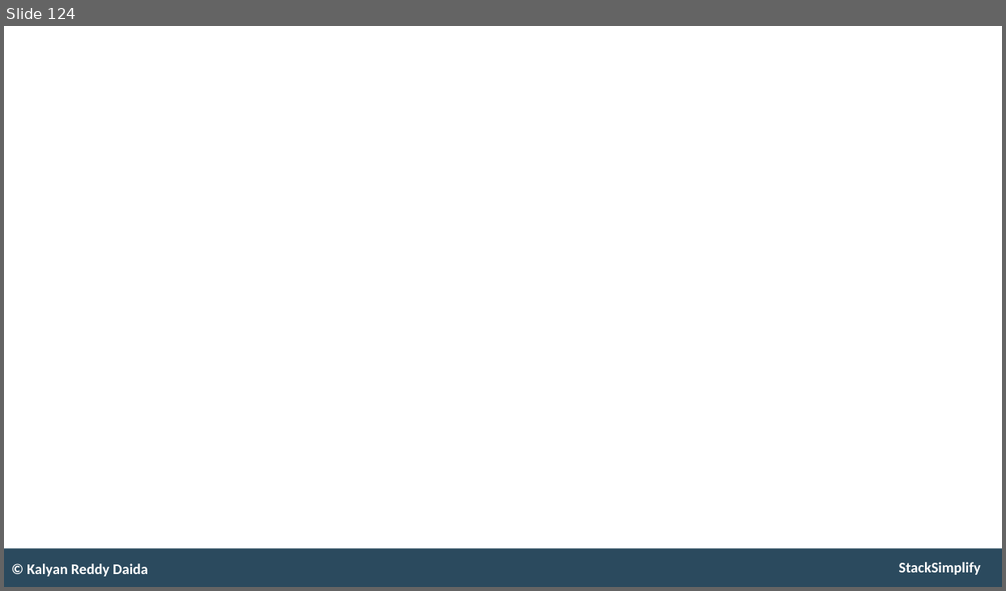
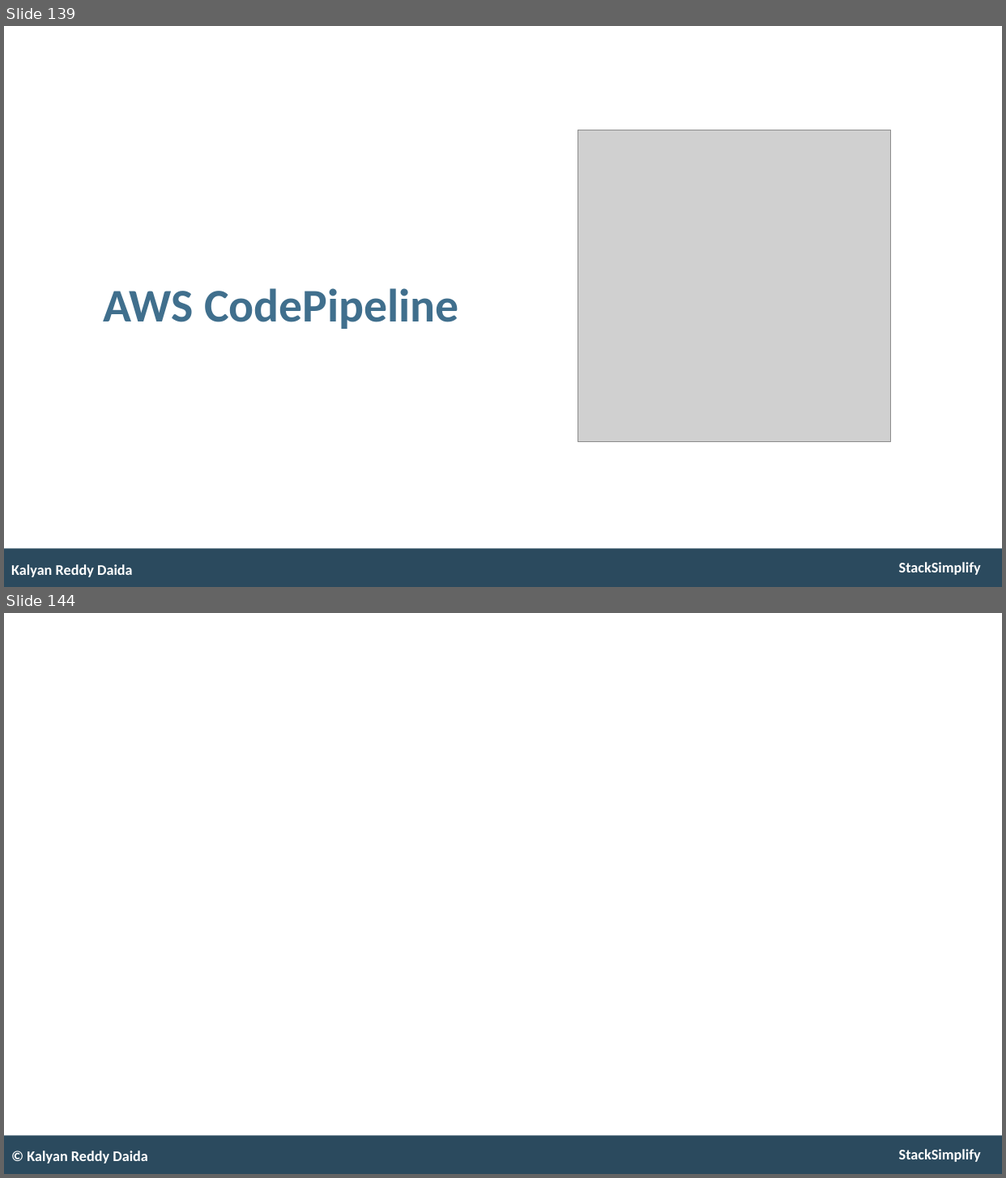
Before and after one commit to talvionyx/aws-eks-kubernetes-masterclass, a slide deck: presentation/AWS-Fargate-and-EKS-Masterclass.pptx. Shown one above the other, each under a label of ours: slide 124 before the commit, slides 139 and 144 after it; the slides between them are not shown. The pictures are 1006x591 and 1006x1178 pixels, drawn with LibreOffice and Linux fonts; fonts in the diff are those of the drawing; grey boxes stand for pictures. Boxes give left, top, right and bottom in pixels: in the first picture for what was removed or moved away, otherwise in the second. Text is boxed around its words. In the diff, an @@ line names an element or a change of style, - is before the commit and + after.

```diff
--- a/presentation/AWS-Fargate-and-EKS-Masterclass.pptx
+++ b/presentation/AWS-Fargate-and-EKS-Masterclass.pptx
@@ slide 139 added at box(4, 26, 1002, 587), background #FFFFFF; not listed: 2 template elements that a slide beside it also shows @@
@@ picture added at box(577, 130, 890, 442) @@
@@ title added at box(103, 288, 459, 329), 54 pt, text #406F8D, bold @@
+AWS CodePipeline
@@ text added at box(11, 565, 133, 578), 17 pt, text #FFFFFF, bold @@
+Kalyan Reddy Daida
@@ what was slide 124 is now slide 144 @@
```
Also in this commit, not shown: 1 slide changed, 19 other slides added, 1 other file.
